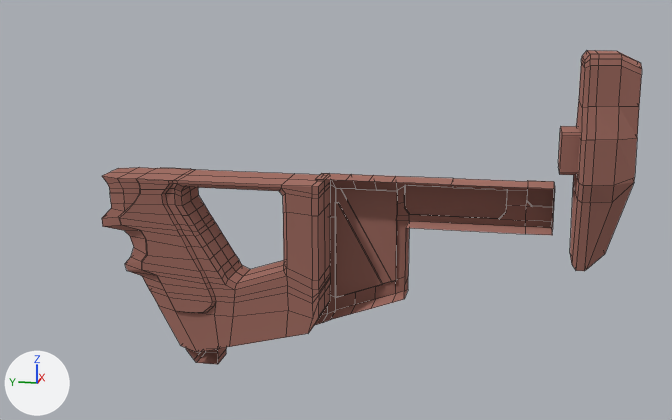
The Blender file projects/futuristicGUN/futuristicGUN.blend, before and after one commit.
One viewpoint serves both versions: a camera (50 mm lens) standing at (-6.08, -4.16, 1.22) and looking at (0.07, -2.93, -0.32). Lighting does not change. The marker at lower left points along +X, +Y and +Z. Mesh edges are drawn as thin lines.
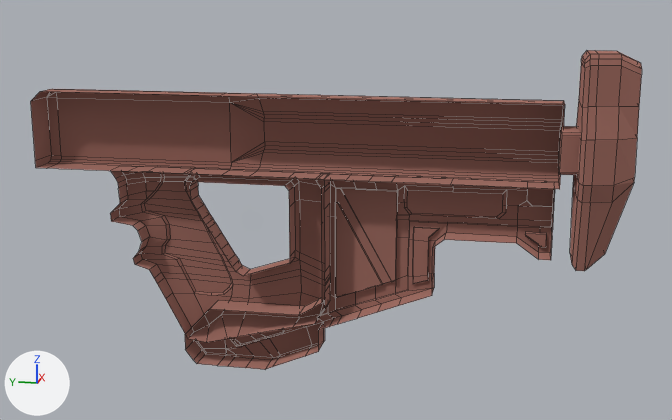
Changed parts and their boxes (x1, y1, x2, y2) in the pictures (672 x 420 px):
'Cube.004', added (brown): after (31, 89, 565, 189)
'Cube.002', reshaped (8% shorter): before (102, 167, 330, 352); after (110, 171, 330, 342)
'Cube.003', reshaped: before (186, 173, 555, 364); after (185, 179, 555, 369)
part 2 of me_cube_002, cut back: before (102, 167, 330, 352); after (111, 171, 330, 342)

The change in detail:
me_cube_003 is used by ob_cube_003; location (0.001, -3.664, -0.347); scale (0.691, 1.0, 1.0).
me_cube_003 had 152 vertices, 119 faces and spanned x 0.01..0.35, y -0.73..1.85, z -1.17..0.26.
me_cube_003 now has 292 vertices, 240 faces and spans x -0.01..0.35, y -0.73..1.85, z -1.17..0.26.
me_cube_003 part 1: 56 vertices moved from x 0.3..0.35, y -0.73..0.87, z -0.78..0.26 to x 0.28..0.32, y -0.73..0.87, z -0.78..0.26; 57 vertices removed from x 0.01..0.35, y -0.73..1.85, z -1.17..0.26; 197 vertices added at x -0.01..0.32, y -0.73..1.85, z -1.17..0.26.
me_cube_002 is used by ob_cube_002; location (-0.004, -2.106, -0.619); scale (0.638, 1.0, 1.0).
me_cube_002 had 401 vertices, 398 faces and spanned x -0.34..0.34, y -0.76..0.82, z -0.72..0.52.
me_cube_002 now has 230 vertices, 199 faces and spans x 0.0..0.34, y -0.76..0.82, z -0.72..0.53.
Part 2, on me_cube_002:
179 vertices are removed from x -0.34..0.0, y -0.76..0.82, z -0.72..0.52.
208 faces are deleted.
10 vertices in x 0.23..0.34, y -0.76..0.8, z 0.52 move by (0.0, 0.0, 0.01).
3 vertices move from x 0.3, y -0.11..0.13, z -0.72..-0.66 to x 0.3, y -0.11..0.17, z -0.66..-0.55.
1 vertex is added at (0.0, 0.8, 0.53).
7 new vertices lie (-0.3, 0.0, 0.0) away from vertices in x 0.3, y -0.76..0.66, z 0.52.
9 new faces join them.
Mesh me_cube_005 is new.
It has 68 vertices, 63 faces and spans x -0.795..-0.386, y -0.305..0.308, z -0.305..0.305.
It uses material mat_material (brown #a37267).
Object 'Cube.004' (ob_cube_004) is new; it shows me_cube_005.
Its location is (0.779, -2.587, 0.189).
Its scale is (1.0, 6.02, 0.905).
